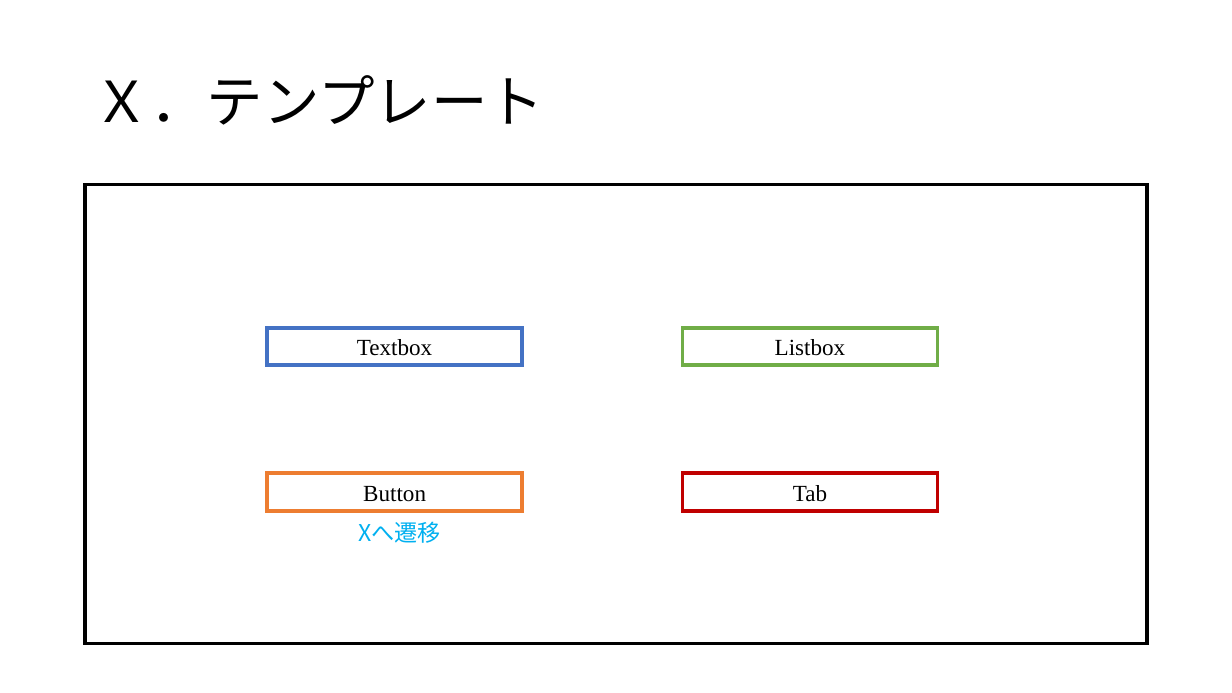
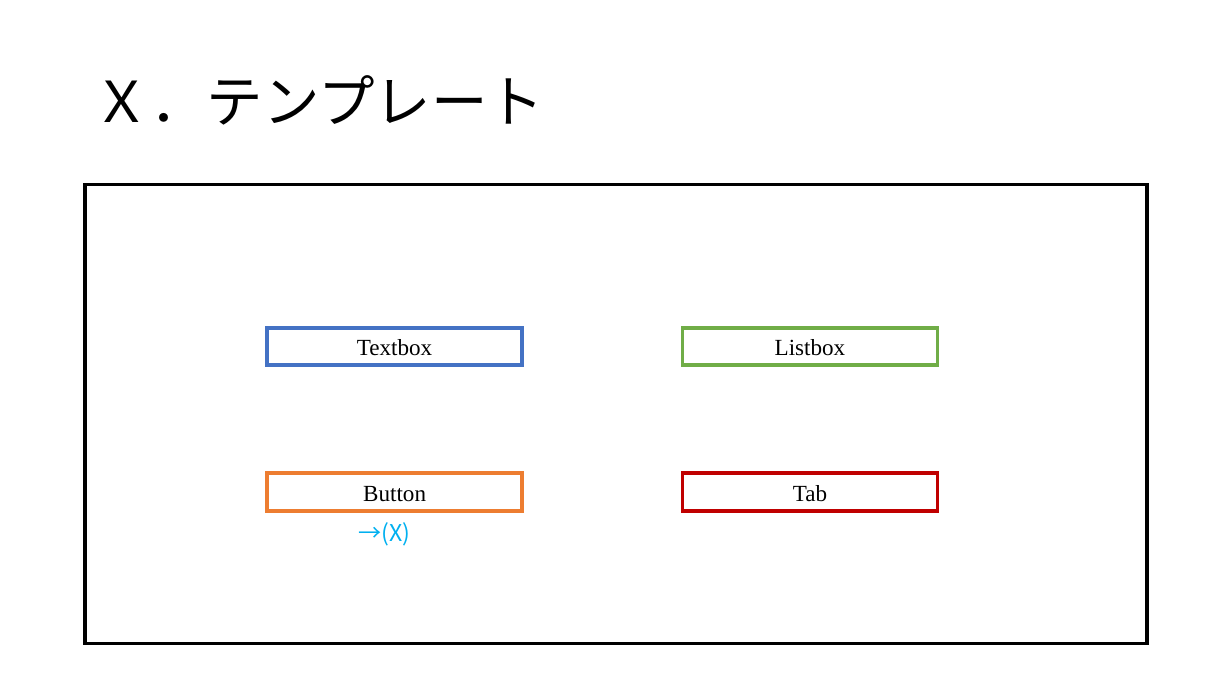
Before and after one commit to T1-2022/yoyaku, a slide deck: slide 17 of Design.pptx. Drawn at 1232x693 pixels with LibreOffice and Linux fonts; fonts in the diff are those of the drawing. Boxes give left, top, right and bottom in pixels: in the first picture for what was removed or moved away, otherwise in the second. Text is boxed around its words. In the diff, an @@ line names an element or a change of style, - is before the commit and + after.

```diff
--- a/Design.pptx
+++ b/Design.pptx
@@ text at bbox=[358, 522, 410, 546]: text changed @@
-Xへ遷移
+→(X)
```
Also in this commit, not shown: 8 other slides changed.
